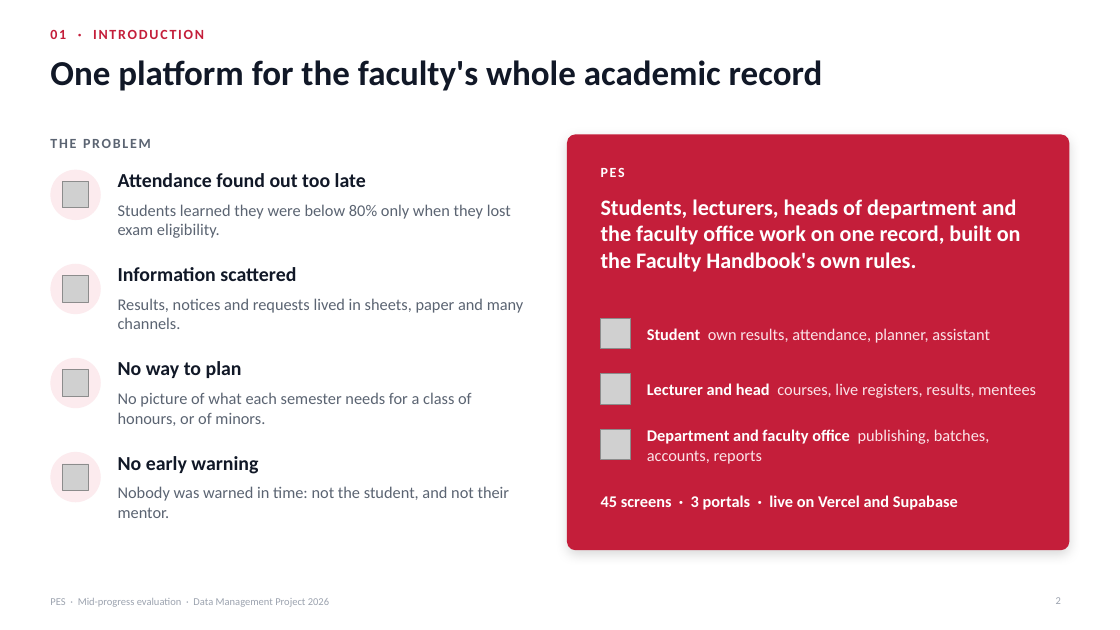
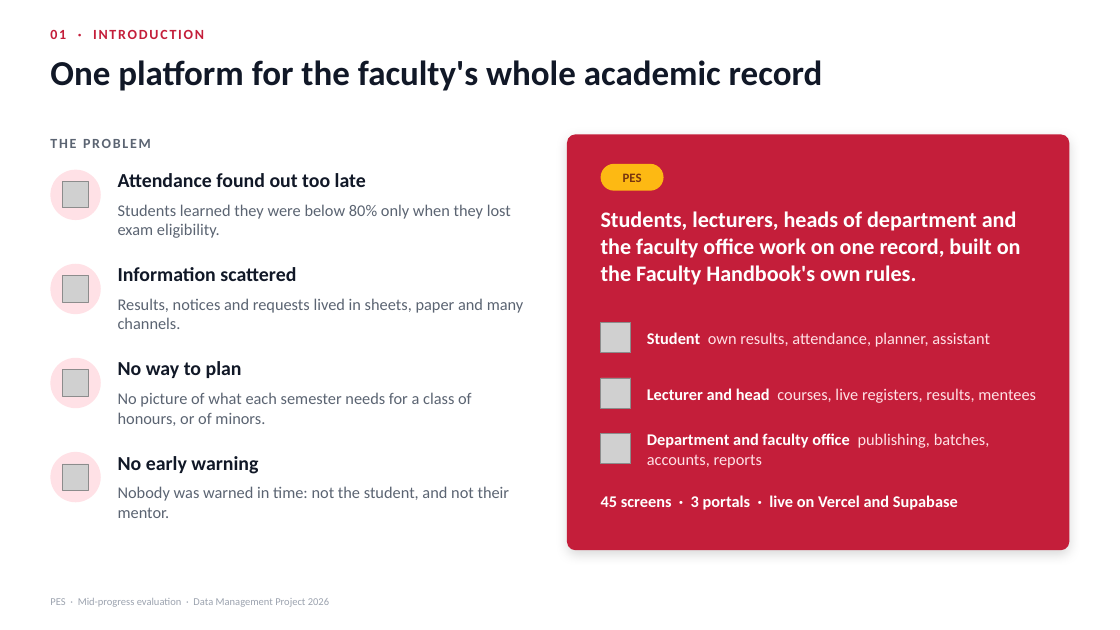
Before and after one commit to Senadheera-eng/Performance-Evaluation-System, a slide deck: slide 2 of presentations/PES_Mid_Progress_Evaluation.pptx. Drawn at 1120x630 pixels with LibreOffice and Linux fonts; fonts in the diff are those of the drawing; grey boxes stand for pictures. Boxes give left, top, right and bottom in pixels: in the first picture for what was removed or moved away, otherwise in the second. Text is boxed around its words. In the diff, an @@ line names an element or a change of style, - is before the commit and + after.

Commit message:
Restyle the presentation in PES colours, with a timeline slide
Follows the presenter's cut. Adds a clearer architecture diagram and
splits remaining work from future work; the speech matches the slides.

```diff
--- a/presentations/PES_Mid_Progress_Evaluation.pptx
+++ b/presentations/PES_Mid_Progress_Evaluation.pptx
@@ text "PES" at box(623, 173, 642, 182): size 12 to 11 pt, text colour #FFFFFF to #78350F, letter spacing 1.5 to 0 pt; alignment left to centre; vertical alignment top to middle @@
@@ rounded rectangle added at box(601, 164, 664, 191), fill #FDB913 @@
@@ text "Students, lecturers, heads of department ...": place and size @@
-text "Students, lecturers, heads of department ..." at box(601, 199, 1021, 272)
+text "Students, lecturers, heads of department ..." at box(601, 211, 1021, 285)
@@ 3 pictures: place and size @@
-3 pictures at box(601, 318, 631, 460)
+3 pictures at box(601, 323, 631, 464)
@@ text "Student own results, attendance, planner, ..." at box(647, 332, 990, 347): text colour #FBE3E8 to #FFE1E6 in "own results, attendance, planner, assistant" @@
@@ text "Lecturer and head courses, live ..." at box(647, 388, 1036, 403): text colour #FBE3E8 to #FFE1E6 in "courses, live registers, results, mentees" @@
@@ text "Department and faculty office publishing, ..." at box(647, 433, 990, 468): text colour #FBE3E8 to #FFE1E6 in "publishing, batches, accounts, reports" @@
@@ page number removed at box(1056, 597, 1061, 604) @@
-2
```
Also in this commit, not shown: 10 other slides changed, 2 slides added, 4 slides removed, 1 other file.
